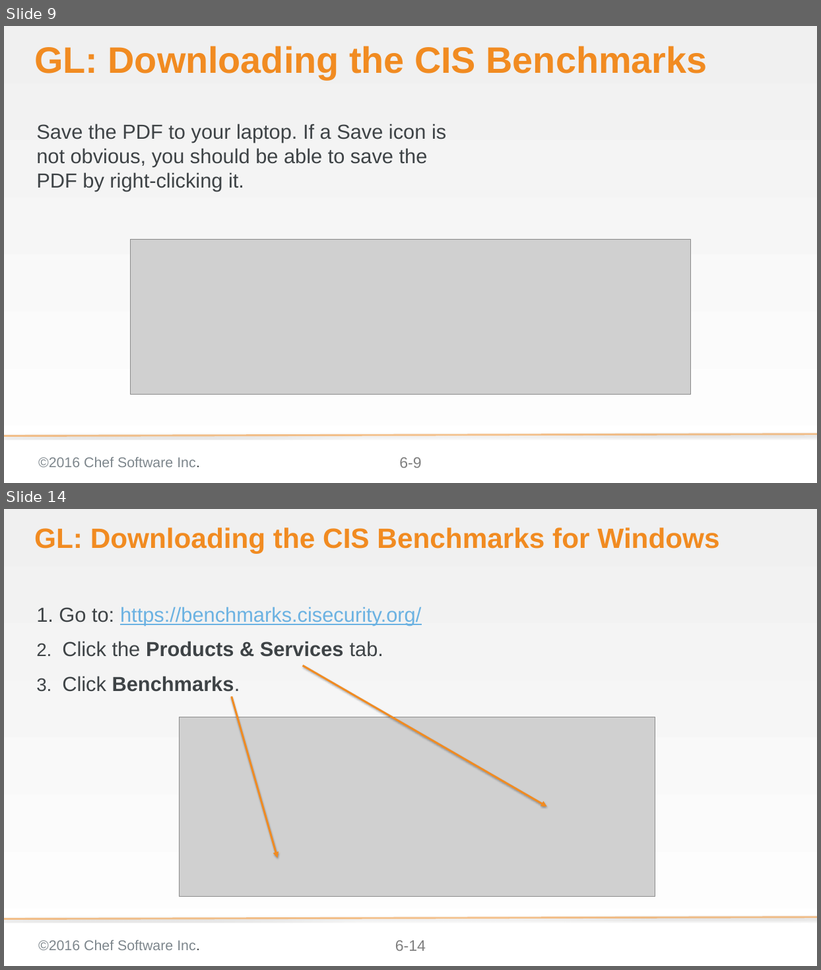
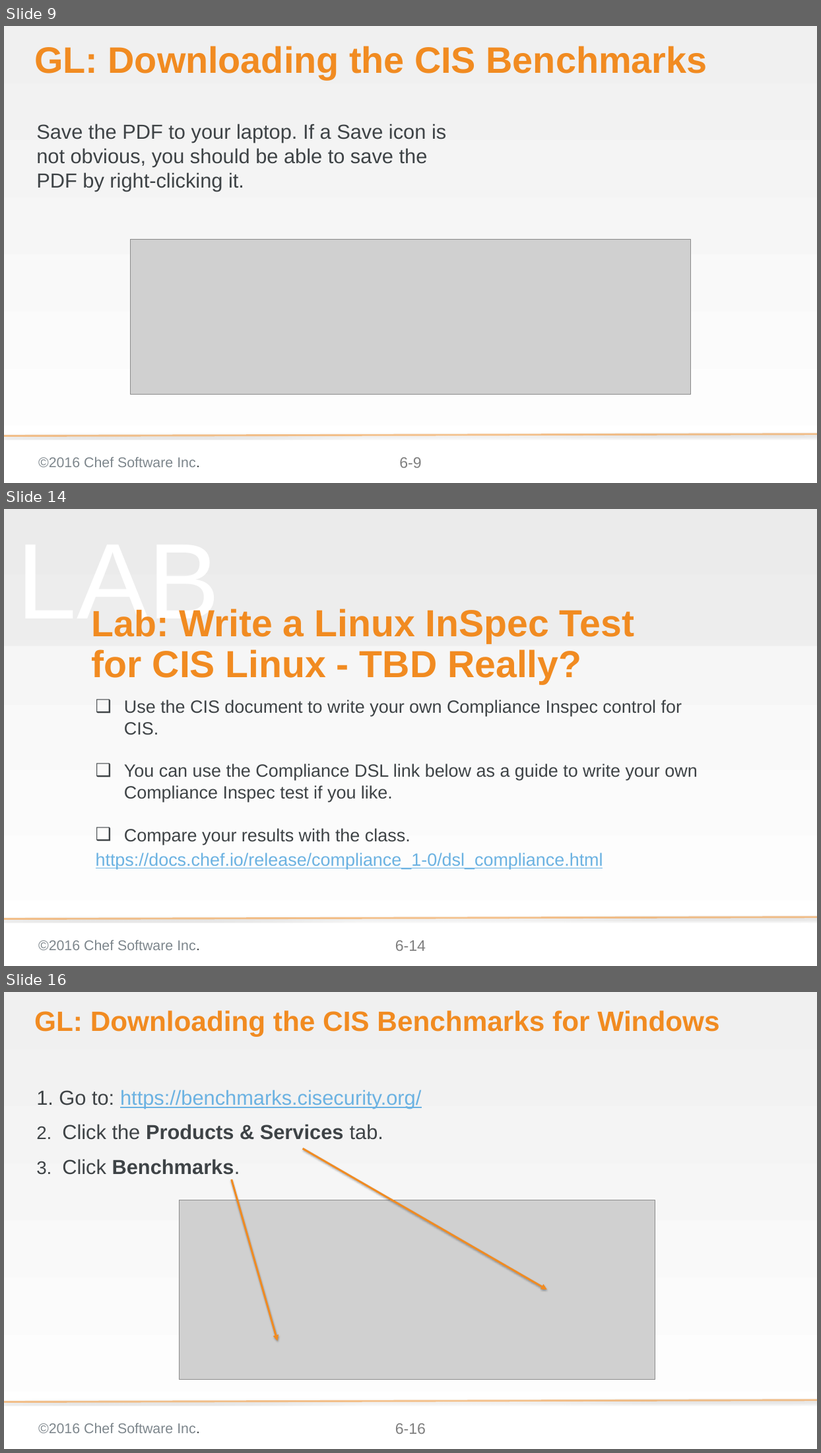
Before and after one commit to bchamby/chef-compliance-installation-configuration-operation, a slide deck: 06-compliance-frameworks-inspec.pptx. Shown one above the other, each under a label of ours: slides 9 and 14 before the commit, slides 9, 14 and 16 after it; the slides between them are not shown. The pictures are 821x970 and 821x1453 pixels, drawn with LibreOffice and Linux fonts; fonts in the diff are those of the drawing; grey boxes stand for pictures; background and template pictures are left out. Boxes give left, top, right and bottom in pixels: in the first picture for what was removed or moved away, otherwise in the second. Text is boxed around its words. In the diff, an @@ line names an element or a change of style, - is before the commit and + after.

Commit message:
06-compliance-frameworks-inspec Finished CIS group lab and wrote DoD group lab

```diff
--- a/06-compliance-frameworks-inspec.pptx
+++ b/06-compliance-frameworks-inspec.pptx
@@ slide 14 added at bbox=[4, 509, 817, 966], background gradient #F2F2F2 to #FFFFFF; not listed: 3 template elements that a slide beside it also shows @@
@@ rectangle added at bbox=[4, 509, 817, 646], fill #D9D9D9 at 25% opacity @@
@@ text added at bbox=[17, 610, 220, 637], 169.3 pt, text #F2F2F2 at 50% opacity @@
+LAB
@@ title added at bbox=[92, 609, 634, 685], 59.4 pt, text #F18B21, bold @@
+Lab: Write a Linux InSpec Test for CIS Linux - TBD Really?
@@ subtitle added at bbox=[124, 700, 697, 845], 28 pt, text #3E4346 @@
+❑ Use the CIS document to write your own Compliance Inspec control for CIS.
+❑ You can use the Compliance DSL link below as a guide to write your own Compliance Inspec test if you like.
+❑ Compare your results with the class.
@@ text added at bbox=[96, 853, 603, 869], 28 pt, text #6BB2E2, underline @@
+https://docs.chef.io/release/compliance_1-0/dsl_compliance.html
@@ what was slide 14 is now slide 16 @@
@@ page number at bbox=[395, 1424, 426, 1434]: text changed @@
-6-14
+6-16
```
Also in this commit, not shown: 10 slides changed, 12 other slides added, 1 slide removed.
